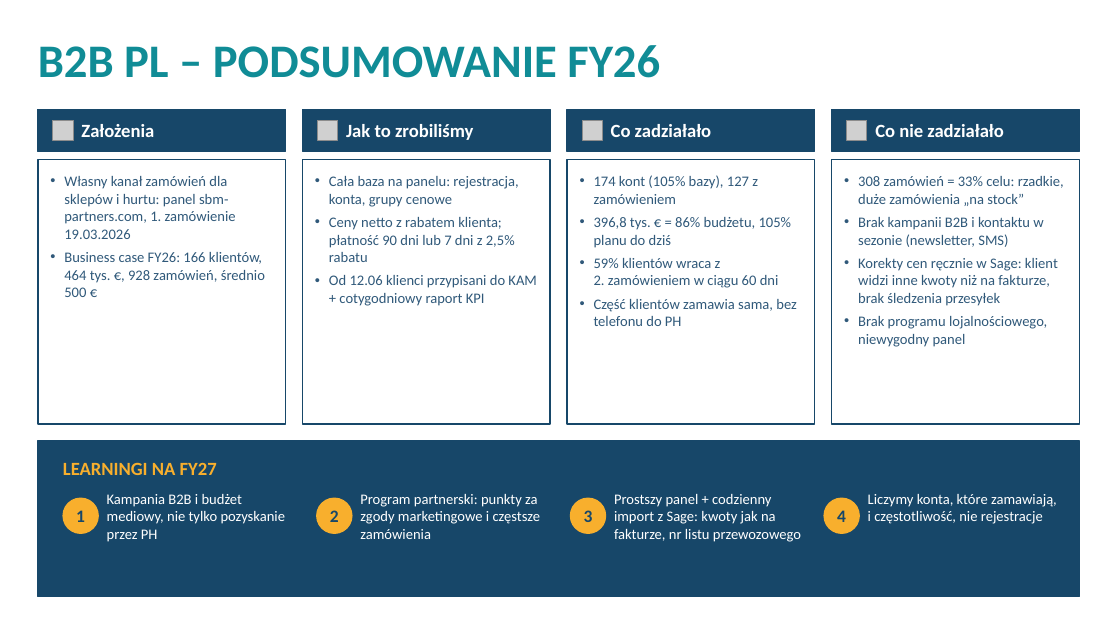
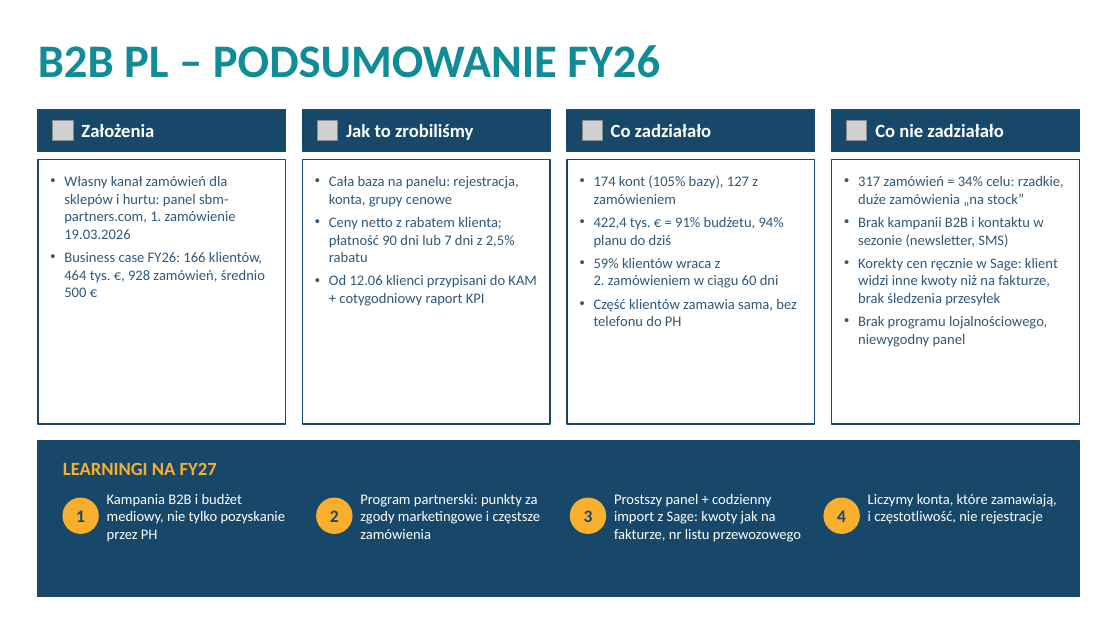
Before and after one commit to 209media/thermacell, a slide deck: slide 1 of B2B_PL_kickoff_FY27_2_slajdy.pptx. Drawn at 1120x630 pixels with LibreOffice and Linux fonts; fonts in the diff are those of the drawing; grey boxes stand for pictures. Boxes give left, top, right and bottom in pixels: in the first picture for what was removed or moved away, otherwise in the second. Text is boxed around its words. In the diff, an @@ line names an element or a change of style, - is before the commit and + after.

```diff
--- a/B2B_PL_kickoff_FY27_2_slajdy.pptx
+++ b/B2B_PL_kickoff_FY27_2_slajdy.pptx
@@ text at [858,176,1064,206]: text changed @@
-• 308 zamówień = 33% celu: rzadkie, duże zamówienia „na stock”
+• 317 zamówień = 34% celu: rzadkie, duże zamówienia „na stock”
@@ text at [594,217,784,248]: text changed @@
-• 396,8 tys. € = 86% budżetu, 105% planu do dziś
+• 422,4 tys. € = 91% budżetu, 94% planu do dziś
```
Also in this commit, not shown: 1 other slide changed, 3 other files.
